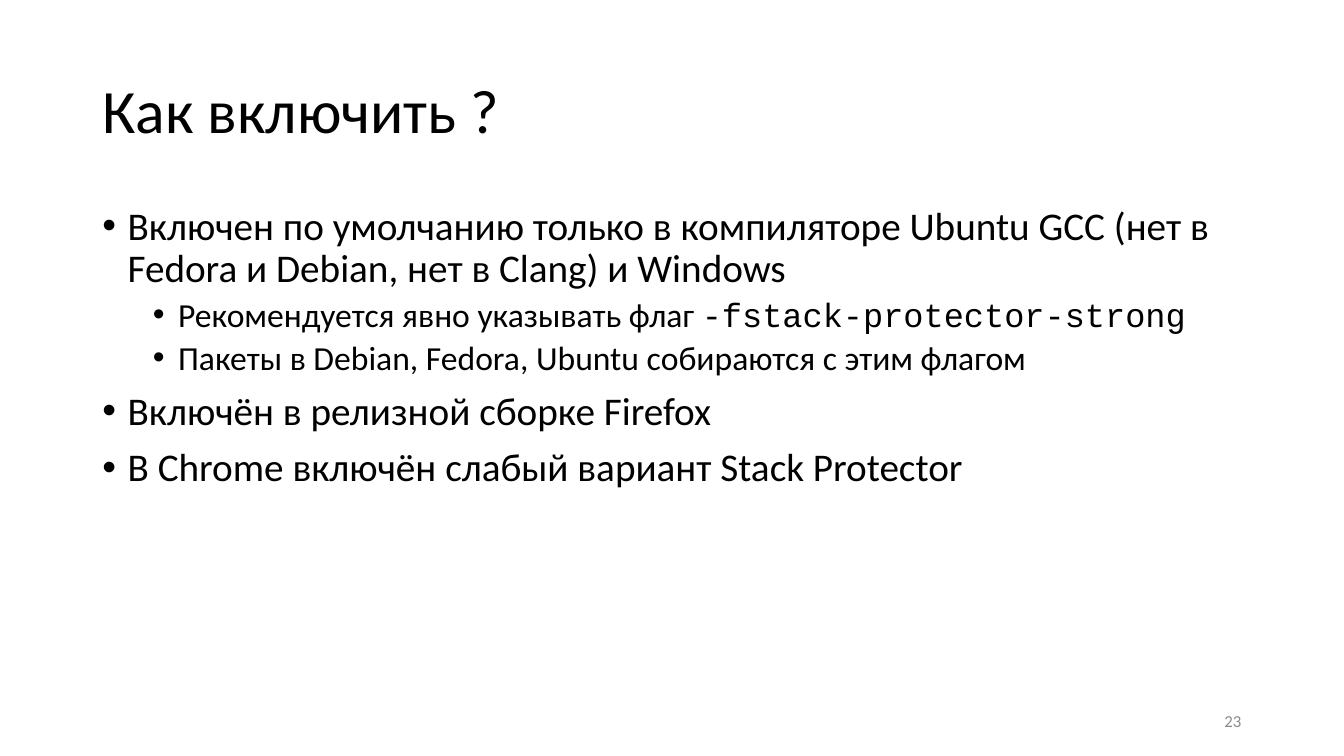
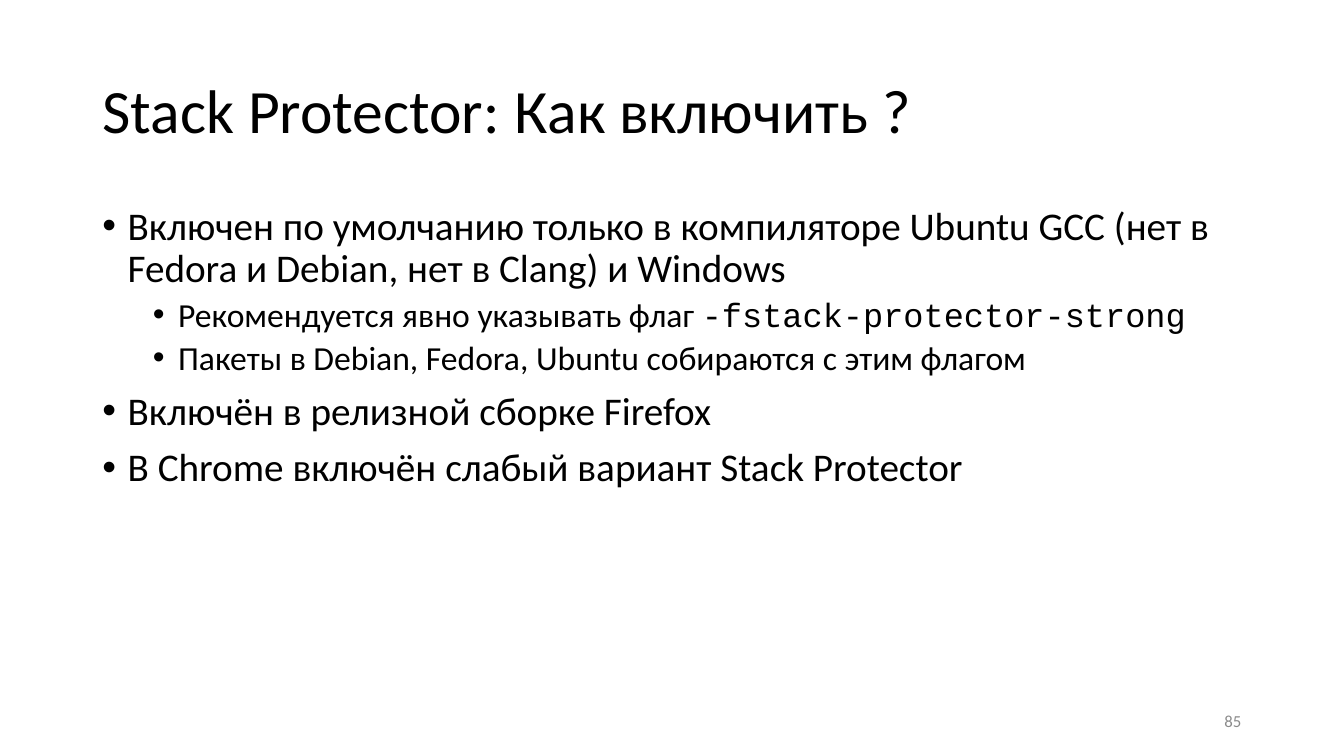
Before and after one commit to yugr/slides, a slide deck: slide 85 of CppZeroCost/2025/RU.pptx (slide 23 before the commit). Drawn at 1344x756 pixels with LibreOffice and Linux fonts; fonts in the diff are those of the drawing. Boxes give left, top, right and bottom in pixels: in the first picture for what was removed or moved away, otherwise in the second. Text is boxed around its words. In the diff, an @@ line names an element or a change of style, - is before the commit and + after.

```diff
--- a/CppZeroCost/2025/RU.pptx
+++ b/CppZeroCost/2025/RU.pptx
@@ title at [102,90,868,134]: text changed @@
-Как включить ?
+Stack Protector: Как включить ?
@@ page number at [1224,715,1241,727]: text changed @@
-23
+85
```
Also in this commit, not shown: 17 other slides changed, 3 slides added, 1 slide removed, 3 other files.
